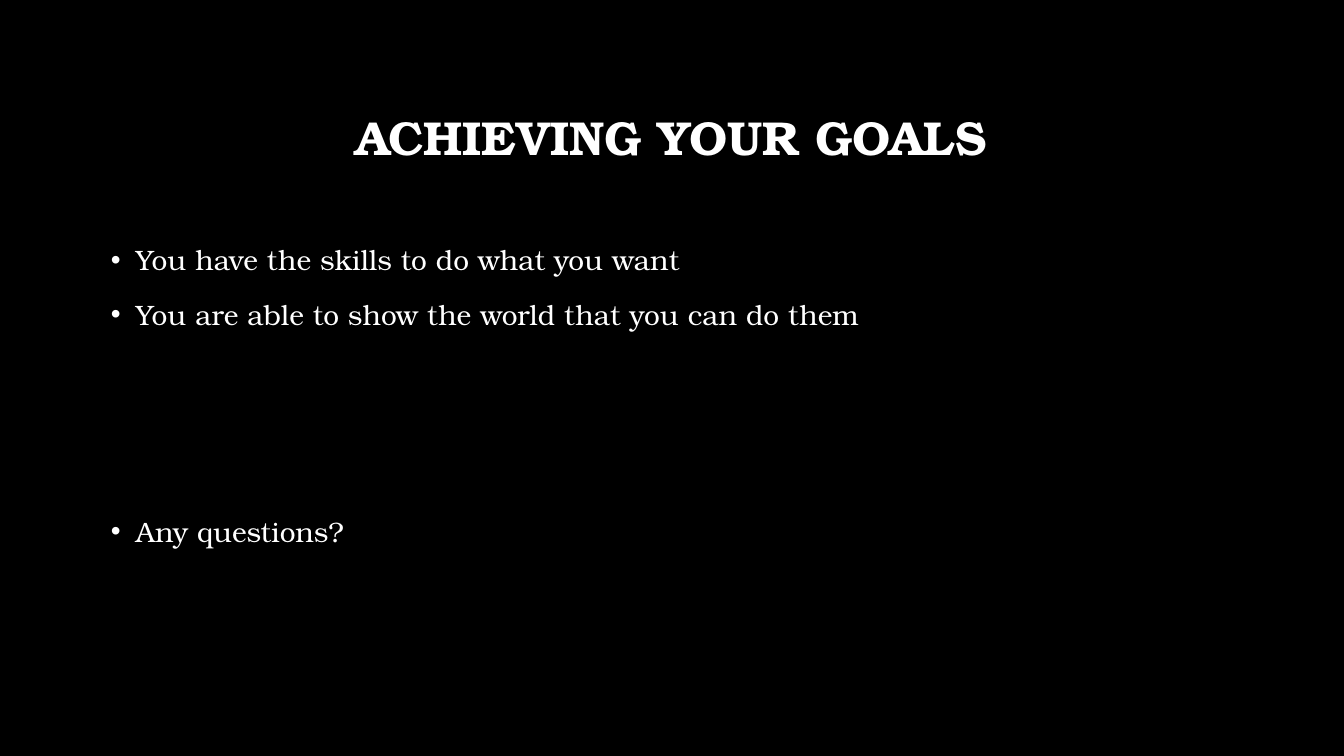
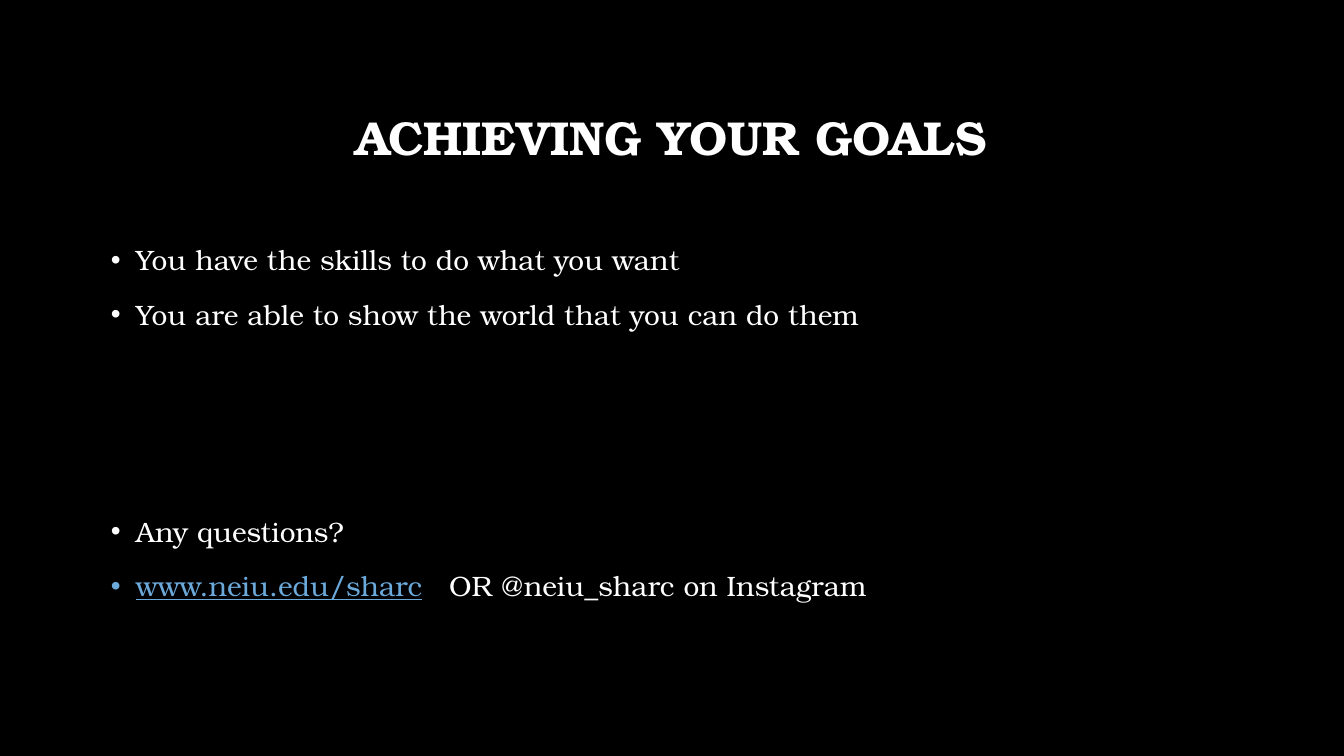
Before and after one commit to hegerty/Collaborations, a slide deck: slide 15 of Beyond the Degree.pptx (slide 14 before the commit). Drawn at 1344x756 pixels with LibreOffice and Linux fonts; fonts in the diff are those of the drawing; background and template pictures are left out. Boxes give left, top, right and bottom in pixels: in the first picture for what was removed or moved away, otherwise in the second. Text is boxed around its words. In the diff, an @@ line names an element or a change of style, - is before the commit and + after.

```diff
--- a/Beyond the Degree.pptx
+++ b/Beyond the Degree.pptx
@@ text at (x1=136, y1=576, x2=867, y2=603): paragraph added @@
+• www.neiu.edu/sharc OR @neiu_sharc on Instagram
```
Also in this commit, not shown: 1 slide added.
